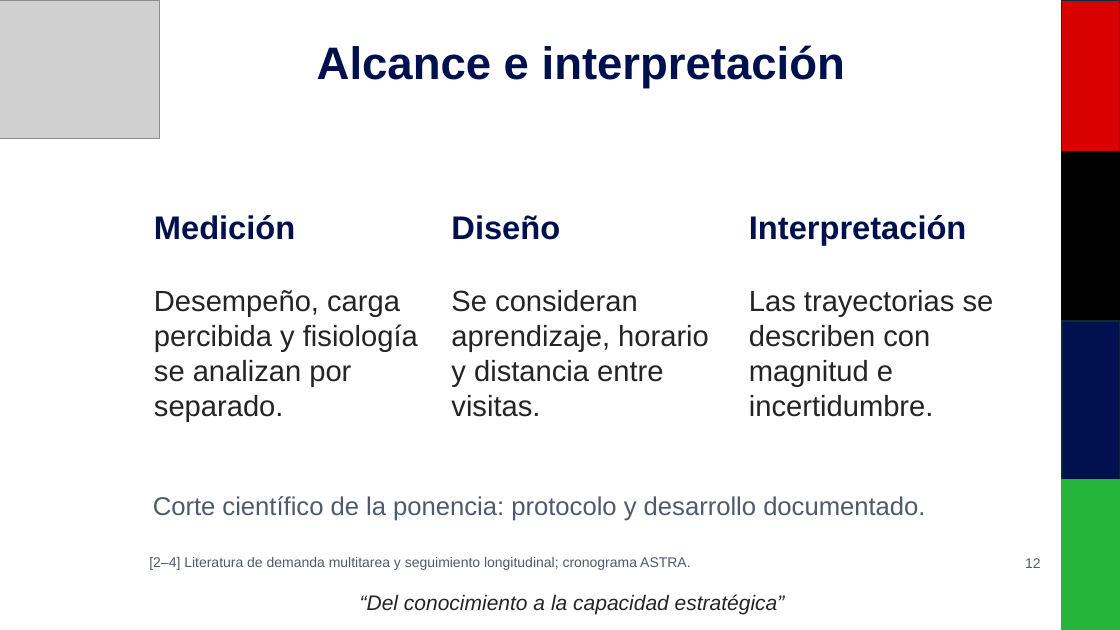
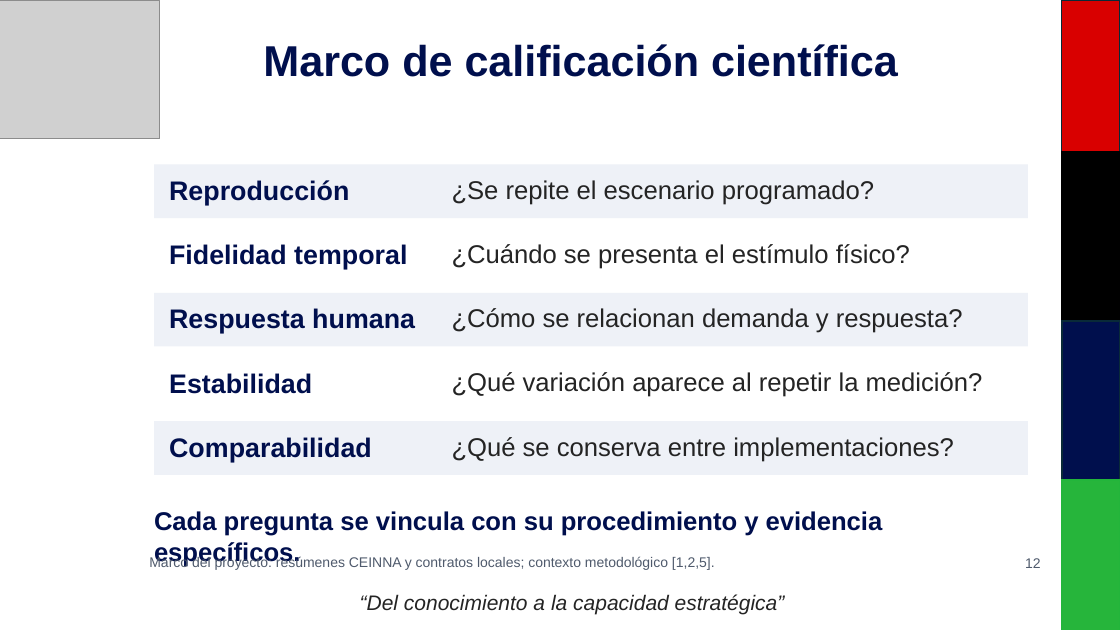
Before and after one commit to strikerdlm/MATB, a slide deck: slide 12 of CEINNA/entregables/ASTRA_MATB_III_CEINNA_es.pptx. Drawn at 1120x630 pixels with LibreOffice and Linux fonts; fonts in the diff are those of the drawing; grey boxes stand for pictures. Boxes give left, top, right and bottom in pixels: in the first picture for what was removed or moved away, otherwise in the second. Text is boxed around its words. In the diff, an @@ line names an element or a change of style, - is before the commit and + after.

Commit message:
docs(ceinna): strengthen scientific framing from submitted abstracts

```diff
--- a/CEINNA/entregables/ASTRA_MATB_III_CEINNA_es.pptx
+++ b/CEINNA/entregables/ASTRA_MATB_III_CEINNA_es.pptx
@@ text at [263,44,898,77]: text changed; size 39 to 37 pt @@
-Alcance e interpretación
+Marco de calificación científica
@@ rectangle added at [154,165,1028,218], fill #EEF1F7 @@
@@ text added at [169,180,349,205], 23 pt, text #000F4D, bold @@
+Reproducción
@@ text added at [452,180,874,205], 22 pt, text #242424 @@
+¿Se repite el escenario programado?
@@ text removed at [154,215,295,240] @@
-Medición
@@ rectangle added at [154,229,1028,282], fill #FFFFFF @@
@@ text removed at [451,215,560,240] @@
-Diseño
@@ text removed at [749,215,966,245] @@
-Interpretación
@@ text added at [169,244,407,270], 23 pt, text #000F4D, bold @@
+Fidelidad temporal
@@ text at [452,244,910,269]: text changed; size 25 to 22 pt @@
-Las trayectorias se describen con magnitud e incertidumbre.
+¿Cuándo se presenta el estímulo físico?
@@ text removed at [154,290,418,422] @@
-Desempeño, carga percibida y fisiología se analizan por separado.
@@ rectangle added at [154,293,1028,347], fill #EEF1F7 @@
@@ text removed at [451,290,709,417] @@
-Se consideran aprendizaje, horario y distancia entre visitas.
@@ text added at [169,308,415,334], 23 pt, text #000F4D, bold @@
+Respuesta humana
@@ text added at [452,308,963,333], 22 pt, text #242424 @@
+¿Cómo se relacionan demanda y respuesta?
@@ rectangle added at [154,357,1028,411], fill #FFFFFF @@
@@ text added at [169,373,312,394], 23 pt, text #000F4D, bold @@
+Estabilidad
@@ text added at [452,372,983,397], 22 pt, text #242424 @@
+¿Qué variación aparece al repetir la medición?
@@ rectangle added at [154,421,1028,475], fill #EEF1F7 @@
@@ text added at [169,437,372,462], 23 pt, text #000F4D, bold @@
+Comparabilidad
@@ text added at [452,437,954,462], 22 pt, text #242424 @@
+¿Qué se conserva entre implementaciones?
@@ text removed at [153,496,925,521] @@
-Corte científico de la ponencia: protocolo y desarrollo documentado.
@@ text added at [154,511,883,536], 22 pt, text #000F4D, bold @@
+Cada pregunta se vincula con su procedimiento y evidencia específicos.
@@ text at [149,555,715,570]: text changed @@
-[2–4] Literatura de demanda multitarea y seguimiento longitudinal; cronograma ASTRA.
+Marco del proyecto: resúmenes CEINNA y contratos locales; contexto metodológico [1,2,5].
```
Also in this commit, not shown: 4 other slides changed, 43 other files.
